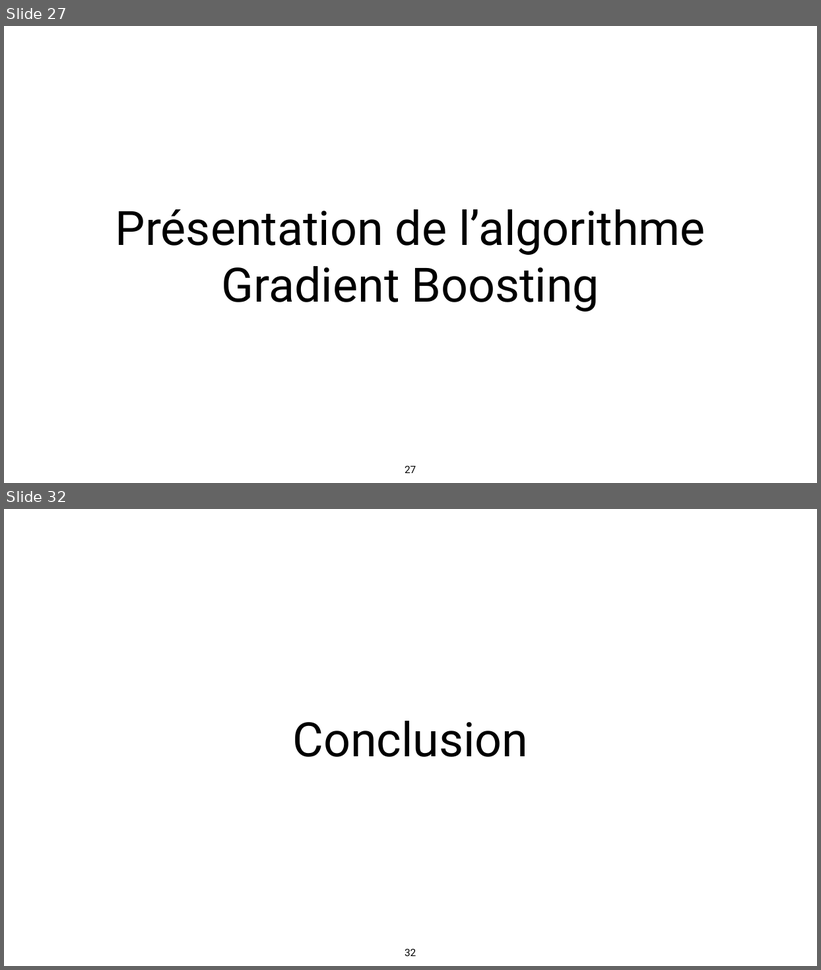
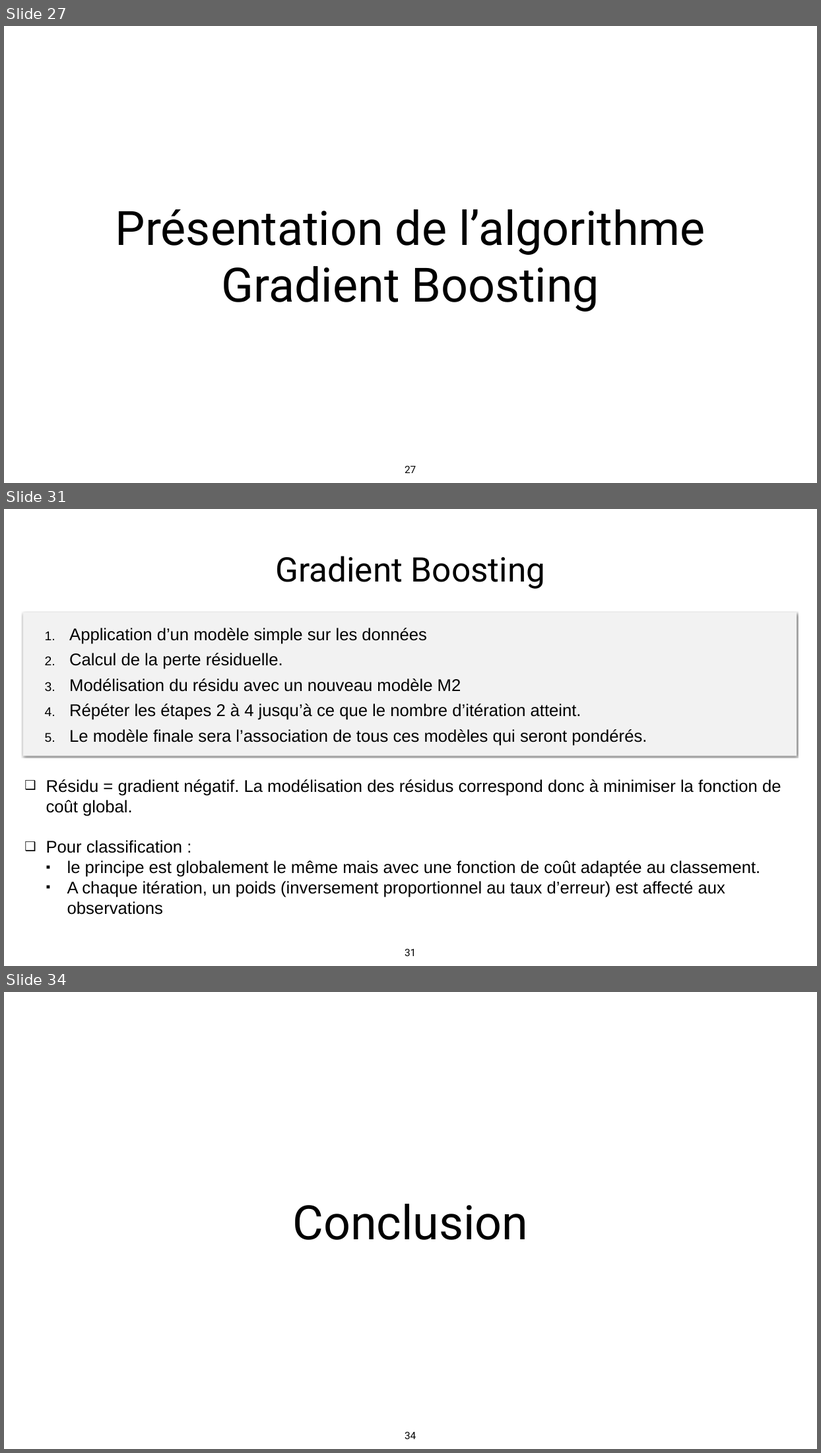
Before and after one commit to makboulhoussen/projet5, a slide deck: rapport/DS-Projet5-AzimM-V1.0.pptx. Shown one above the other, each under a label of ours: slides 27 and 32 before the commit, slides 27, 31 and 34 after it; the slides between them are not shown. The pictures are 821x970 and 821x1453 pixels, drawn with LibreOffice and Linux fonts; fonts in the diff are those of the drawing. Boxes give left, top, right and bottom in pixels: in the first picture for what was removed or moved away, otherwise in the second. Text is boxed around its words. In the diff, an @@ line names an element or a change of style, - is before the commit and + after.

```diff
--- a/rapport/DS-Projet5-AzimM-V1.0.pptx
+++ b/rapport/DS-Projet5-AzimM-V1.0.pptx
@@ slide 31 added at <box>4,509,817,966</box>, background #FFFFFF @@
@@ title added at <box>275,556,545,589</box>, 80 pt, text #000000 @@
+Gradient Boosting
@@ rectangle added at <box>23,613,797,757</box>, fill #F2F2F2 @@
@@ text added at <box>69,628,647,746</box>, 40 pt, text #000000 @@
+1. Application d’un modèle simple sur les données
+2. Calcul de la perte résiduelle.
+3. Modélisation du résidu avec un nouveau modèle M2
+4. Répéter les étapes 2 à 4 jusqu’à ce que le nombre d’itération atteint.
+5. Le modèle finale sera l’association de tous ces modèles qui seront pondérés.
@@ text added at <box>46,780,781,915</box>, 40 pt, text #000000 @@
+❑ Résidu = gradient négatif. La modélisation des résidus correspond donc à minimiser la fonction de coût global.
+❑ Pour classification :
+  ▪ le principe est globalement le même mais avec une fonction de coût adaptée au classement.
+  ▪ A chaque itération, un poids (inversement proportionnel au taux d’erreur) est affecté aux observations
@@ page number added at <box>405,949,416,956</box>, 24 pt, text #000000 @@
+31
@@ what was slide 32 is now slide 34 @@
@@ page number at <box>405,1432,416,1439</box>: text changed @@
-32
+34
```
Also in this commit, not shown: 6 slides changed, 2 other slides added.
